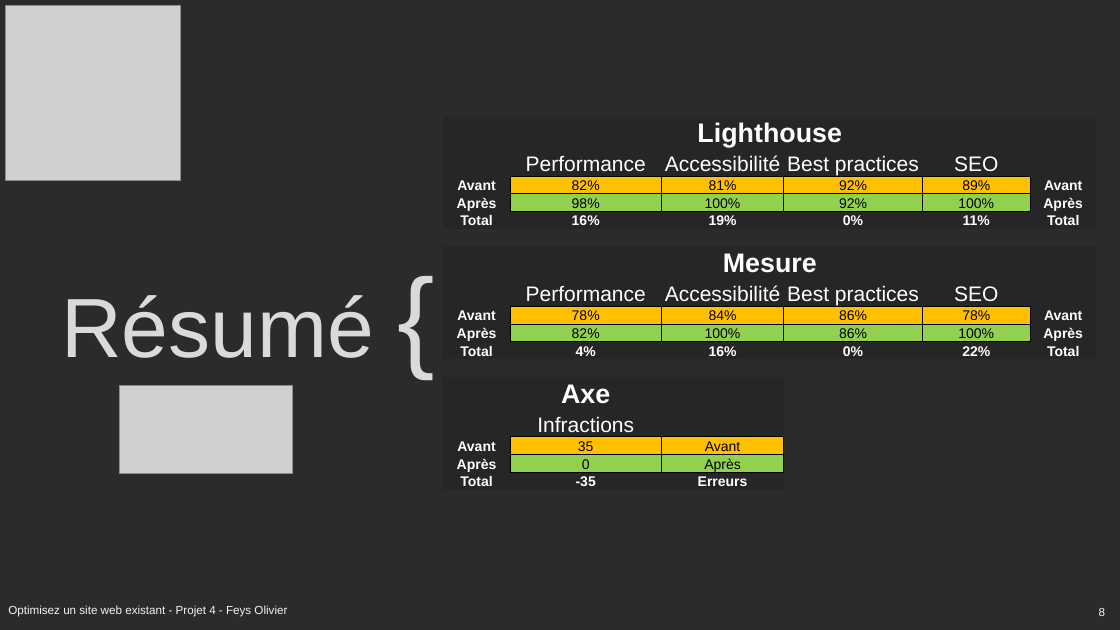
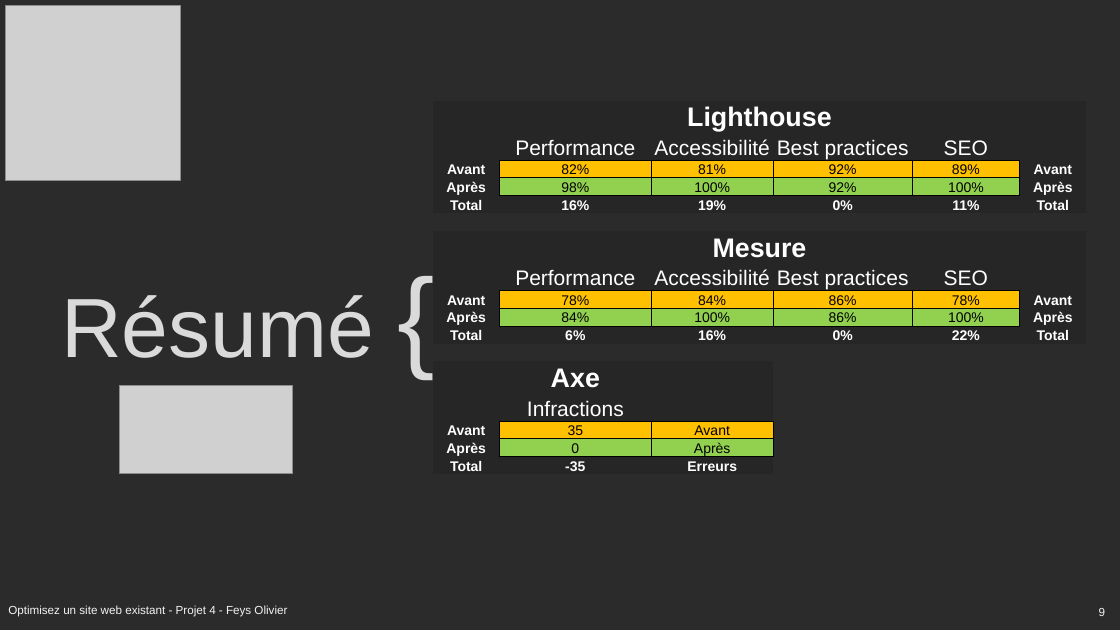
Before and after one commit to Olive59/Projet-4, a slide deck: slide 9 of Présentation la chouette agence.pptx (slide 8 before the commit). Drawn at 1120x630 pixels with LibreOffice and Linux fonts; fonts in the diff are those of the drawing; grey boxes stand for pictures; background and template pictures are left out; a plain dark background stands for a picture behind light text. Boxes give left, top, right and bottom in pixels: in the first picture for what was removed or moved away, otherwise in the second. Text is boxed around its words. In the diff, an @@ line names an element or a change of style, - is before the commit and + after.

```diff
--- a/Présentation la chouette agence.pptx
+++ b/Présentation la chouette agence.pptx
@@ table at (x1=433, y1=101, x2=1086, y2=475) @@
-row 10, column 2: 82%
+row 10, column 2: 84%
-row 11, column 2: 4%
+row 11, column 2: 6%
@@ table moved from (x1=444, y1=117, x2=1096, y2=491) to (x1=433, y1=101, x2=1086, y2=475) @@
```
Also in this commit, not shown: 4 other slides changed, 2 slides added, 1 slide removed, 2 other files.
